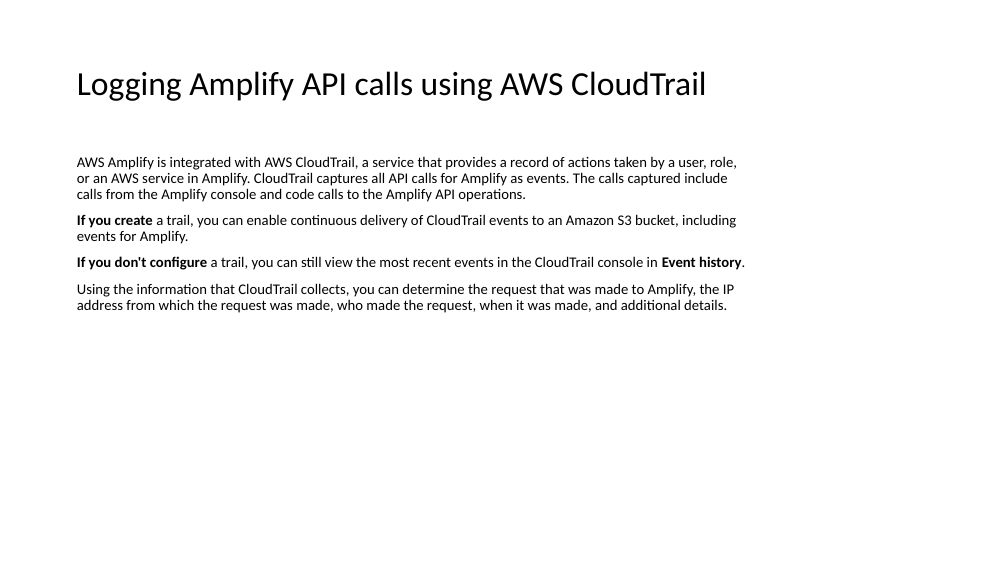
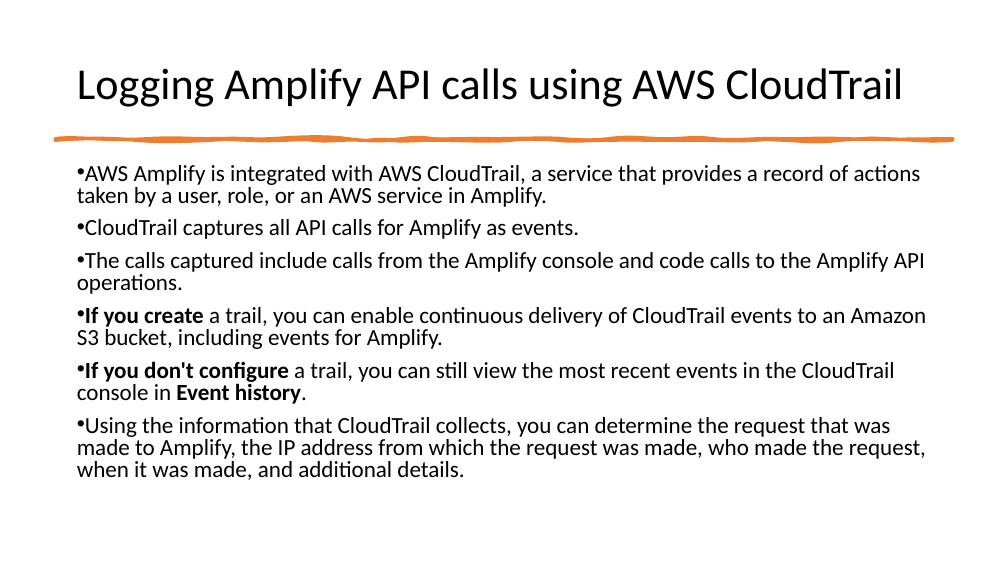
Before and after one commit to IlyaChakun/aws-iba-courses, a slide deck: slide 9 of lecture-materials/DeveloperTools/amplify/aws_amplify.pptx. Drawn at 1008x567 pixels with LibreOffice and Linux fonts; fonts in the diff are those of the drawing. Boxes give left, top, right and bottom in pixels: in the first picture for what was removed or moved away, otherwise in the second. Text is boxed around its words. In the diff, an @@ line names an element or a change of style, - is before the commit and + after.

```diff
--- a/lecture-materials/DeveloperTools/amplify/aws_amplify.pptx
+++ b/lecture-materials/DeveloperTools/amplify/aws_amplify.pptx
@@ title "Logging Amplify API calls using ..." at <box>77,68,904,107</box>: size 32 to 42 pt @@
@@ freeform shape added at <box>55,138,953,140</box>, fill #ED7D31, outline #ED7D31 3.25 pt @@
@@ text "AWS Amplify is integrated with ...": place and size @@
-text "AWS Amplify is integrated with ..." at <box>77,156,745,313</box>
+text "AWS Amplify is integrated with ..." at <box>77,165,927,480</box>
@@ text at <box>77,165,925,294</box>: text changed; size 14 to 22 pt @@
-AWS Amplify is integrated with AWS CloudTrail, a service that provides a record of actions taken by a user, role, or an AWS service in Amplify. CloudTrail captures all API calls for Amplify as events. The calls captured include calls from the Amplify console and code calls to the Amplify API operations.
+• AWS Amplify is integrated with AWS CloudTrail, a service that provides a record of actions taken by a user, role, or an AWS service in Amplify.
+• CloudTrail captures all API calls for Amplify as events.
+• The calls captured include calls from the Amplify console and code calls to the Amplify API operations.
@@ text at <box>77,307,927,480</box>: size 14 to 22 pt in "If you create a trail, you can ...", "If you don't configure a trail, you ...", "Using the information that CloudTrail collects, you ..."; bullet none to •; line spacing 0.9 to 0.8 @@
```
Also in this commit, not shown: 8 other slides changed, 11 other files.
